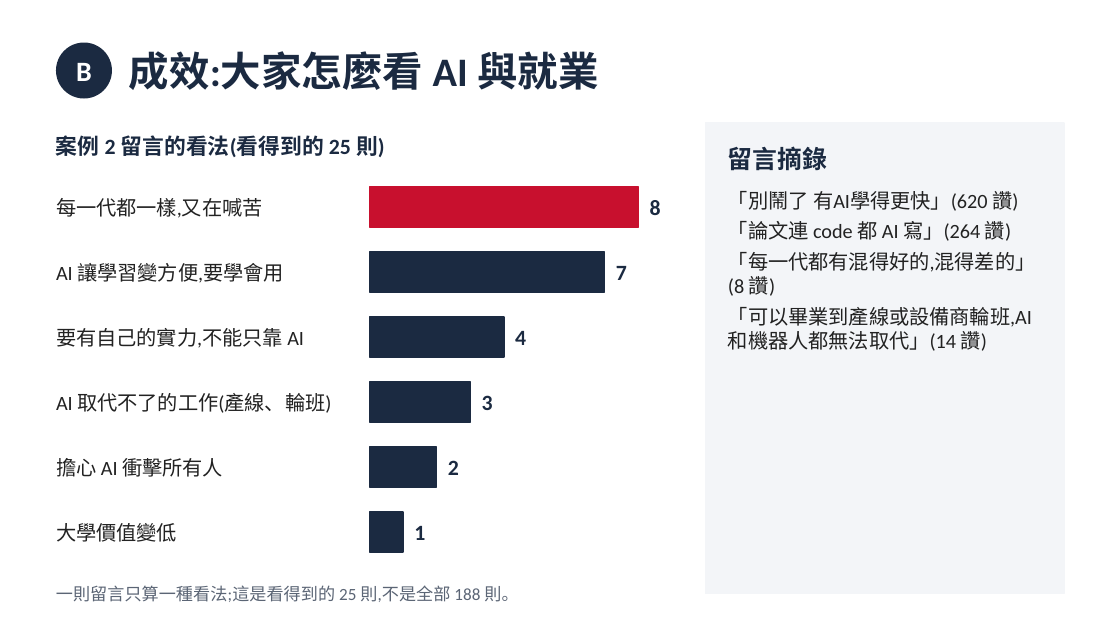
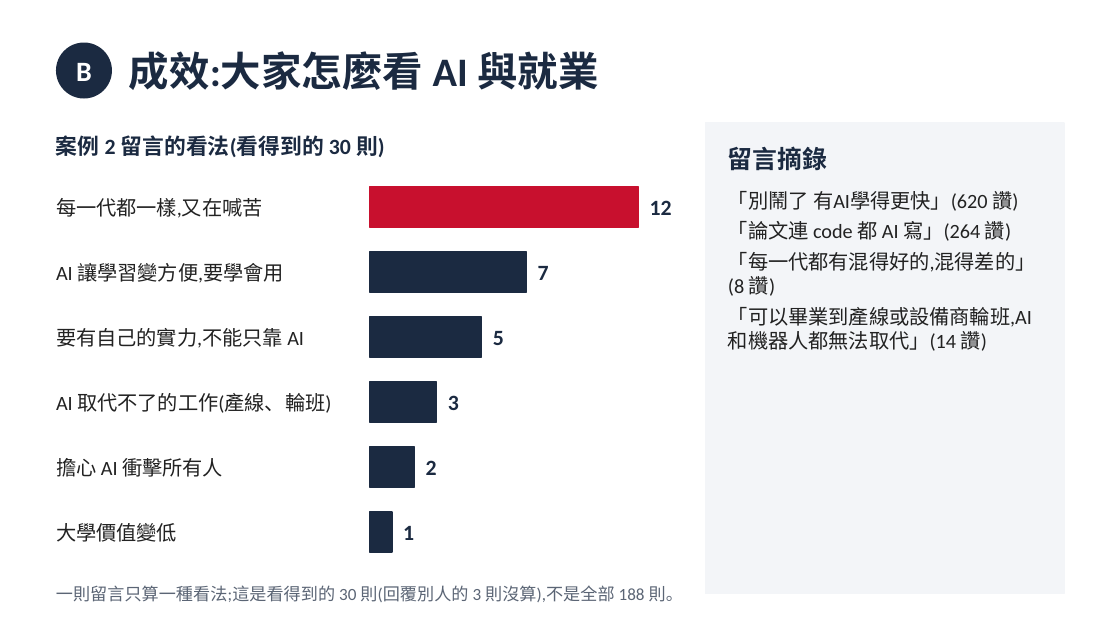
Before and after one commit to tobychien/project-hub, a slide deck: slide 6 of deliverables/邱偉浩-元智大學-10月B.pptx. Drawn at 1120x630 pixels with LibreOffice and Linux fonts; fonts in the diff are those of the drawing. Boxes give left, top, right and bottom in pixels: in the first picture for what was removed or moved away, otherwise in the second. Text is boxed around its words. In the diff, an @@ line names an element or a change of style, - is before the commit and + after.

```diff
--- a/deliverables/邱偉浩-元智大學-10月B.pptx
+++ b/deliverables/邱偉浩-元智大學-10月B.pptx
@@ text at (56, 135, 385, 157): text changed @@
-案例 2 留言的看法(看得到的 25 則)
+案例 2 留言的看法(看得到的 30 則)
@@ text at (650, 200, 672, 215): text changed @@
-8
+12
@@ rectangle: place and size @@
-rectangle at (370, 252, 605, 292)
+rectangle at (370, 252, 526, 292)
@@ text "7": place and size @@
-text "7" at (616, 266, 627, 280)
+text "7" at (538, 266, 549, 280)
@@ rectangle: place and size @@
-rectangle at (370, 317, 504, 357)
+rectangle at (370, 317, 482, 357)
@@ text at (493, 331, 504, 345): text changed @@
-4
+5
@@ rectangle: place and size @@
-rectangle at (370, 382, 470, 422)
+rectangle at (370, 382, 437, 422)
@@ text "3": place and size @@
-text "3" at (482, 395, 493, 410)
+text "3" at (448, 395, 459, 410)
@@ rectangle: place and size @@
-rectangle at (370, 447, 437, 487)
+rectangle at (370, 447, 414, 487)
@@ text "2": place and size @@
-text "2" at (448, 460, 459, 475)
+text "2" at (426, 460, 437, 475)
@@ text "1": place and size @@
-text "1" at (414, 526, 425, 540)
+text "1" at (403, 526, 414, 540)
@@ rectangle: place and size @@
-rectangle at (370, 512, 403, 552)
+rectangle at (370, 512, 392, 552)
@@ text at (56, 585, 683, 602): text changed @@
-一則留言只算一種看法;這是看得到的 25 則,不是全部 188 則。
+一則留言只算一種看法;這是看得到的 30 則(回覆別人的 3 則沒算),不是全部 188 則。
```
Also in this commit, not shown: 1 other slide changed, 1 other file.
